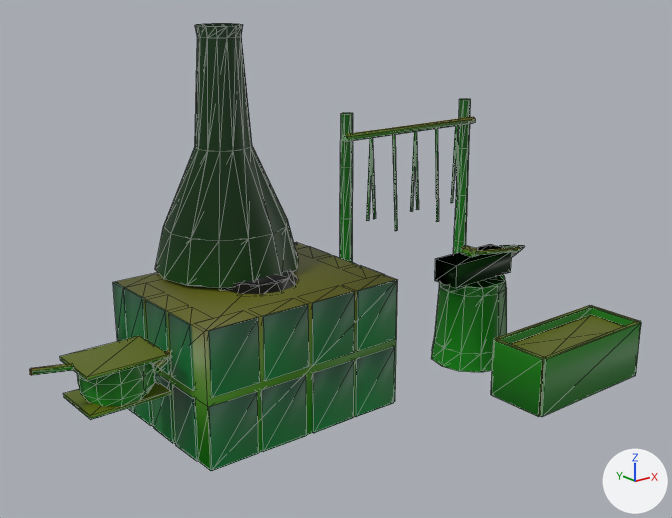
Before and after pictures for a commit that changed the glTF model assets/environments/kits/haluna/beach_forge.glb.
The view is the same before and after, from a 50 mm lens placed at (-3.5, -3.95, 2.46), pointed at (-0.36, -0.02, 0.88). Every picture has the same lights, and +X, +Y and +Z are marked at lower right. The first picture is the older version. Mesh edges are drawn as thin lines. Vertices at exactly the same position are counted once.

Objects in the first picture: 'beach_forge', 'beach_forge-lod1'.
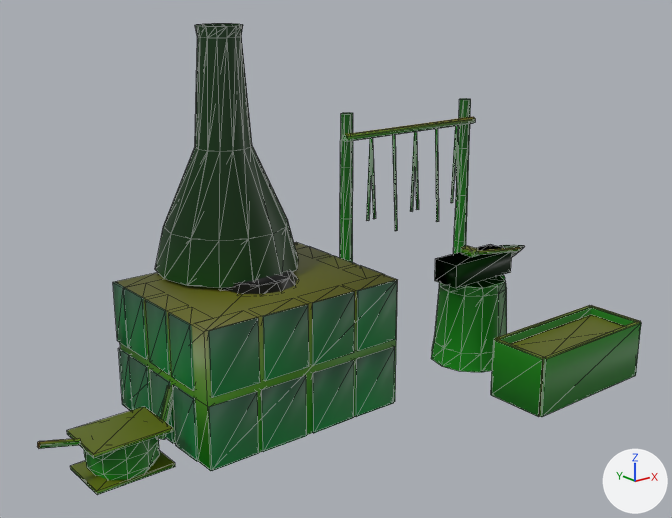
What differs and where, as boxes [x1, y1, x2, y2] in the pictures (672 x 518 px; the box of a moved part takes in the faces that stretch with it):
'beach_forge', reshaped: before [30, 23, 641, 471]; after [37, 23, 641, 495]
part 1 of me_beach_forge, moved or reshaped: before [63, 381, 171, 420]; after [70, 451, 175, 495]
part 2 of me_beach_forge, moved or reshaped: before [60, 336, 169, 381]; after [67, 407, 173, 458]
part 3 of me_beach_forge, moved or reshaped: before [30, 363, 74, 376]; after [37, 438, 81, 449]
part 4 of me_beach_forge, moved or reshaped: before [77, 363, 155, 406]; after [84, 438, 160, 480]
part 5 of me_beach_forge, moved or reshaped: before [153, 350, 171, 372]; after [157, 385, 173, 439]

Diff of the bpy script that builds the scene:
```diff
--- a/assets/environments/kits/haluna/beach_forge.glb.py
+++ b/assets/environments/kits/haluna/beach_forge.glb.py
@@ me_beach_forge @@
 me_beach_forge.from_pydata(...)  # 765 vertices, 1225 faces; spans x -2.12..1.5, y -0.94..0.91, z -0.2..2.16
 # used by ob_beach_forge; location = (0.0, 0.0, 0.0)
-me_beach_forge.vertices[528].co = (-1.48, 0.07, 0.48)  # pixel (154, 370)
-me_beach_forge.vertices[529].co = (-1.49, 0.07, 0.5)  # pixel (152, 366)
-me_beach_forge.vertices[530].co = (-1.49, 0.05, 0.52)  # pixel (153, 364)
-me_beach_forge.vertices[531].co = (-1.48, 0.03, 0.52)  # pixel (157, 366)
-me_beach_forge.vertices[532].co = (-1.47, 0.03, 0.5)  # pixel (160, 369)
-me_beach_forge.vertices[533].co = (-1.47, 0.05, 0.48)  # pixel (158, 371)
-me_beach_forge.vertices[534].co = (-1.35, 0.12, 0.53)
-me_beach_forge.vertices[535].co = (-1.36, 0.12, 0.55)
-me_beach_forge.vertices[536].co = (-1.36, 0.1, 0.57)
-me_beach_forge.vertices[537].co = (-1.35, 0.08, 0.57)
-me_beach_forge.vertices[538].co = (-1.34, 0.08, 0.55)
-me_beach_forge.vertices[539].co = (-1.34, 0.1, 0.53)
-me_beach_forge.vertices[540].co = (-1.35, 0.1, 0.55)
+# me_beach_forge part 1: the loose piece of 8 vertices spanning x -1.92..-1.48, y -0.11..0.21, z 0.41..0.43 is moved by (0.0, 0.0, -0.41)
+# me_beach_forge part 2: the loose piece of 8 vertices spanning x -1.92..-1.48, y -0.11..0.21, z 0.61..0.63 is moved by (0.0, 0.0, -0.41)
+# me_beach_forge part 3: the loose piece of 11 vertices spanning x -2.12..-1.92, y 0.03..0.07, z 0.62..0.68 is moved by (0.0, 0.0, -0.39)
+# me_beach_forge part 4: the loose piece of 40 vertices spanning x -1.89..-1.51, y -0.13..0.23, z 0.42..0.62 is moved by (0.0, 0.0, -0.4)
+# me_beach_forge part 5
+me_beach_forge.vertices[528].co = (-1.48, 0.07, 0.1)
+me_beach_forge.vertices[529].co = (-1.5, 0.06, 0.11)
+me_beach_forge.vertices[530].co = (-1.5, 0.04, 0.11)  # pixel (157, 438)
+me_beach_forge.vertices[531].co = (-1.48, 0.03, 0.1)  # pixel (162, 439)
+me_beach_forge.vertices[532].co = (-1.46, 0.04, 0.09)  # pixel (165, 439)
+me_beach_forge.vertices[533].co = (-1.46, 0.06, 0.09)  # pixel (162, 438)
+me_beach_forge.vertices[534].co = (-1.37, 0.12, 0.35)
+me_beach_forge.vertices[535].co = (-1.39, 0.11, 0.36)  # pixel (167, 385)
+me_beach_forge.vertices[536].co = (-1.39, 0.09, 0.36)  # pixel (169, 385)
+me_beach_forge.vertices[537].co = (-1.37, 0.08, 0.35)
+me_beach_forge.vertices[538].co = (-1.35, 0.09, 0.34)
+me_beach_forge.vertices[539].co = (-1.35, 0.11, 0.34)
+me_beach_forge.vertices[540].co = (-1.37, 0.1, 0.35)
 me_beach_forge.materials.append(mat_kit_coral_stone)
```
